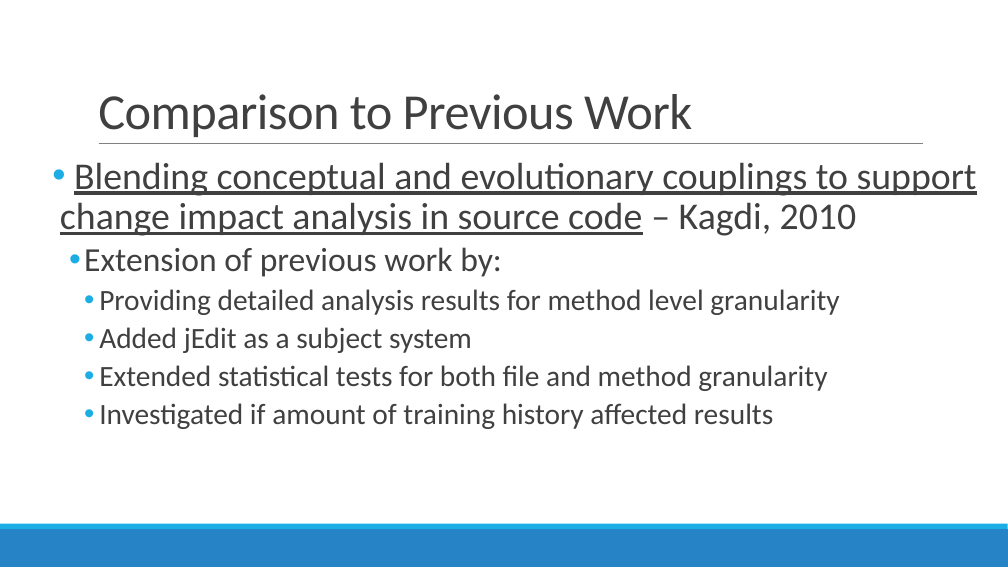
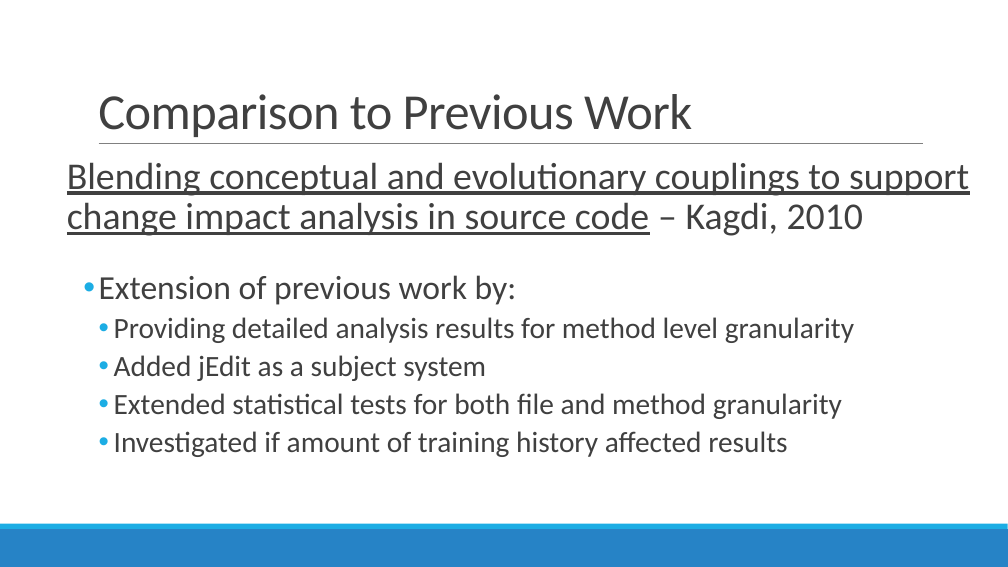
Before and after one commit to kntnguyen94/cs6301-sw-analysis, a slide deck: slide 34 of Kagdi2013_Wong.pptx. Drawn at 1008x567 pixels with LibreOffice and Linux fonts; fonts in the diff are those of the drawing. Boxes give left, top, right and bottom in pixels: in the first picture for what was removed or moved away, otherwise in the second. Text is boxed around its words. In the diff, an @@ line names an element or a change of style, - is before the commit and + after.

```diff
--- a/Kagdi2013_Wong.pptx
+++ b/Kagdi2013_Wong.pptx
@@ text at [67,162,969,236]: bullet • to none @@
@@ text "Blending conceptual and evolutionary couplings ...": place and size @@
-text "Blending conceptual and evolutionary couplings ..." at [60,162,977,429]
+text "Blending conceptual and evolutionary couplings ..." at [67,162,969,457]
```
Also in this commit, not shown: 8 other slides changed.
